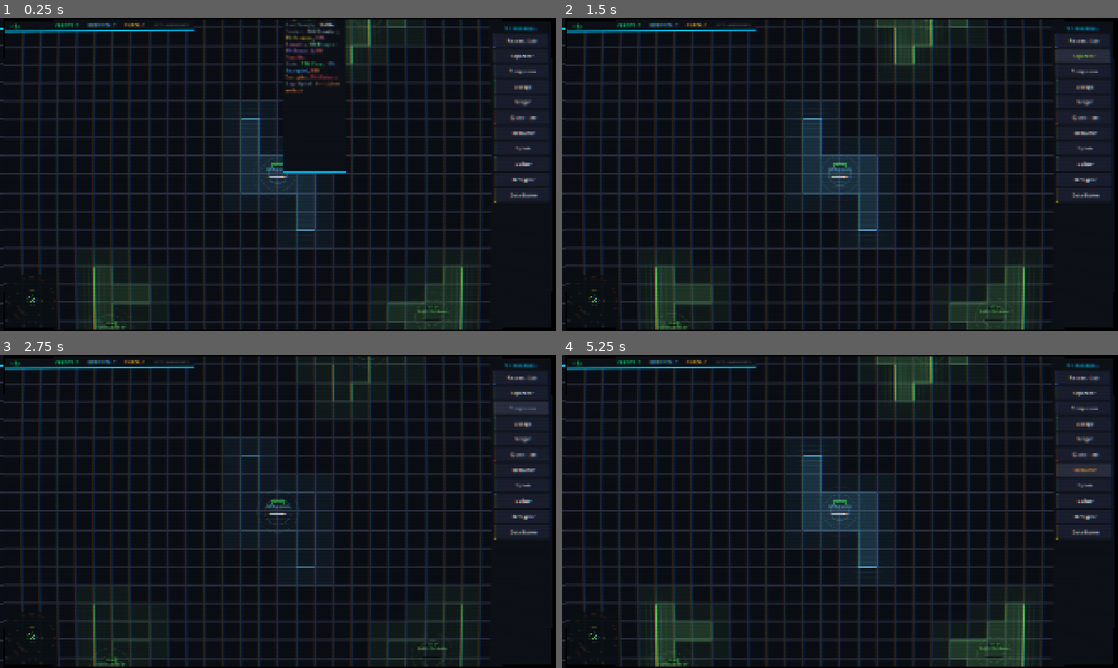
Above: before the commit, frames 1-4 (two rows, left to right).
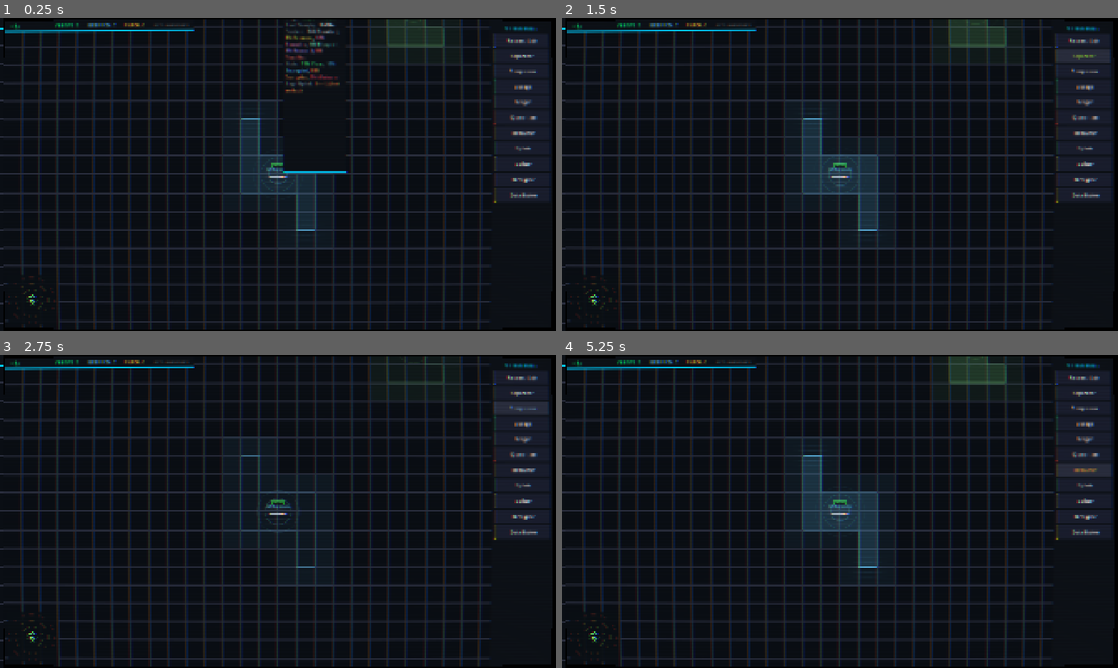
Above: after the commit, the same moments.

Repository: BYGGOLDENSTONE/sys-admin
Game: Godot game, scene res://scenes/main.tscn
The game is run twice, just before and just after one commit, with the same random seed, the same clock (stepped at 60 frames per second) and the same inputs.
Inputs:
- Up to frame 1 (0.25 s): no input
- Up to frame 2 (1.5 s): click "Research Lab" at 0.5 s; click "Separator" at 1.25 s
- Up to frame 3 (2.75 s): click "Compressor" at 2 s
- Up to frame 4 (5.25 s): click "Storage" at 2.75 s; click "Merger" at 3.5 s; click "Quarantine" at 4.25 s; click "Recoverer" at 5 s

The runs differ from the first frame. In frame 1, 4.0% of the frame differs, in the area x 2-85%, y 0-100%; in frame 2, 4.9%; in frame 3, 0.9%; in frame 4, 5.0%.

Commit message:
Faz 6.6.1: Harita genisleme + Fog of War + zoom-adaptive grid
- Grid 256x256 → 512x512 (4x alan), merkez 128→256
- Kamera MIN_ZOOM 0.3 → 0.1 (cok daha fazla zoom out)
- Ring yaricaplari 2x buyutuldu (50/105/165/230)
- Kaynak sayilari arttirildi (~35-51 toplam), min mesafe 14
- Chunk-based fog of war (16x16 hucre bloklari, 32x32 chunk)
  - Ring 0 bastan acik, yapi yerlestirince etraf kesfedilir
  - Grid cizgileri fog altindan soluk gorunur
  - F9 Dev Mode fog'u kapatir
- Zoom-adaptive grid: fade out + seyreklesme (0.5 altinda)
  - 0.35-0.5: her 2. cizgi, 0.2-0.35: her 4. cizgi, 0.2 alti: gizli
- grid_system _process → queue_redraw (kamera pan ile grid guncellenir)
- Minimap ring/world boyutlari guncellendi

Co-Authored-By: Claude Opus 4.6 <noreply@anthropic.com>

Diff:
--- a/scripts/camera.gd
+++ b/scripts/camera.gd
@@ -2,7 +2,7 @@
 
 const PAN_SPEED: float = 600.0
 const ZOOM_SPEED: float = 0.1
-const MIN_ZOOM: float = 0.3
+const MIN_ZOOM: float = 0.1
 const MAX_ZOOM: float = 3.0
 const SMOOTH_FACTOR: float = 8.0
 
--- /dev/null
+++ b/scripts/fog_layer.gd
@@ -0,0 +1,84 @@
+extends Node2D
+
+## Chunk-based fog of war. Unexplored chunks get a dark overlay.
+## Grid lines (drawn below this layer) remain faintly visible through fog.
+## Ring 0 area starts explored. Building placement reveals nearby chunks.
+
+const CHUNK_SIZE: int = 16  ## cells per chunk axis
+const TILE_SIZE: int = 64
+const CHUNK_PX: int = CHUNK_SIZE * TILE_SIZE  ## 1024 pixels per chunk
+const FOG_COLOR := Color(0.02, 0.03, 0.05, 0.88)
+const GRID_CELLS: int = 512
+const CHUNKS_PER_AXIS: int = GRID_CELLS / CHUNK_SIZE  ## 32
+const MAP_CENTER_CELL := Vector2i(256, 256)
+const RING0_RADIUS: int = 55  ## slightly larger than ring 0 boundary (50)
+const EXPLORE_RADIUS: float = 22.0  ## cells, slightly > source REVEAL_RADIUS
+
+var _explored: Dictionary = {}  ## Vector2i(chunk_x, chunk_y) -> true
+
+
+func _ready() -> void:
+	_explore_ring0()
+
+
+func _explore_ring0() -> void:
+	for cx in range(CHUNKS_PER_AXIS):
+		for cy in range(CHUNKS_PER_AXIS):
+			var chunk_center := Vector2i(
+				cx * CHUNK_SIZE + CHUNK_SIZE / 2,
+				cy * CHUNK_SIZE + CHUNK_SIZE / 2
+			)
+			var dist: float = Vector2(chunk_center - MAP_CENTER_CELL).length()
+			if dist <= RING0_RADIUS:
+				_explored[Vector2i(cx, cy)] = true
+
+
+func explore_around_building(building: Node2D, _cell: Vector2i) -> void:
+	if building.definition == null:
+		return
+	var b_center := Vector2(
+		building.grid_cell.x + building.definition.grid_size.x / 2.0,
+		building.grid_cell.y + building.definition.grid_size.y / 2.0
+	)
+	var min_cx: int = maxi(0, int((b_center.x - EXPLORE_RADIUS) / CHUNK_SIZE))
+	var max_cx: int = mini(CHUNKS_PER_AXIS - 1, int((b_center.x + EXPLORE_RADIUS) / CHUNK_SIZE))
+	var min_cy: int = maxi(0, int((b_center.y - EXPLORE_RADIUS) / CHUNK_SIZE))
+	var max_cy: int = mini(CHUNKS_PER_AXIS - 1, int((b_center.y + EXPLORE_RADIUS) / CHUNK_SIZE))
+
+	for cx in range(min_cx, max_cx + 1):
+		for cy in range(min_cy, max_cy + 1):
+			var key := Vector2i(cx, cy)
+			if _explored.has(key):
+				continue
+			var closest_x: float = clampf(b_center.x, cx * CHUNK_SIZE, (cx + 1) * CHUNK_SIZE - 1)
+			var closest_y: float = clampf(b_center.y, cy * CHUNK_SIZE, (cy + 1) * CHUNK_SIZE - 1)
+			var dist: float = abs(b_center.x - closest_x) + abs(b_center.y - closest_y)
+			if dist <= EXPLORE_RADIUS:
+				_explored[key] = true
+
+
+func is_cell_explored(cell: Vector2i) -> bool:
+	return _explored.has(Vector2i(cell.x / CHUNK_SIZE, cell.y / CHUNK_SIZE))
+
+
+func _process(_delta: float) -> void:
+	queue_redraw()
+
+
+func _draw() -> void:
+	var cam: Camera2D = get_viewport().get_camera_2d()
+	if cam == null:
+		return
+	var vp_size: Vector2 = get_viewport_rect().size / cam.zoom
+	var cam_pos: Vector2 = cam.global_position - vp_size / 2.0
+
+	var start_cx: int = maxi(0, int(cam_pos.x / CHUNK_PX))
+	var end_cx: int = mini(CHUNKS_PER_AXIS - 1, int((cam_pos.x + vp_size.x) / CHUNK_PX))
+	var start_cy: int = maxi(0, int(cam_pos.y / CHUNK_PX))
+	var end_cy: int = mini(CHUNKS_PER_AXIS - 1, int((cam_pos.y + vp_size.y) / CHUNK_PX))
+
+	for cx in range(start_cx, end_cx + 1):
+		for cy in range(start_cy, end_cy + 1):
+			if _explored.has(Vector2i(cx, cy)):
+				continue
+			draw_rect(Rect2(cx * CHUNK_PX, cy * CHUNK_PX, CHUNK_PX, CHUNK_PX), FOG_COLOR)
--- a/scripts/grid_system.gd
+++ b/scripts/grid_system.gd
@@ -1,19 +1,19 @@
 extends Node2D
 
 const TILE_SIZE: int = 64
-const GRID_WIDTH: int = 256
-const GRID_HEIGHT: int = 256
+const GRID_WIDTH: int = 512
+const GRID_HEIGHT: int = 512
 
 const BG_COLOR := Color("#0a0e14")
 const GRID_LINE_COLOR := Color("#2a2e3e")
-const MAP_CENTER := Vector2(128 * 64, 128 * 64)  ## Center in pixels (128,128 grid * 64px)
+const MAP_CENTER := Vector2(256 * 64, 256 * 64)  ## Center in pixels (256,256 grid * 64px)
 
 ## Ring border radii (in grid cells) and colors (easy→endgame)
 const RING_BORDERS: Array = [
-	{"radius": 25, "color": Color(0.3, 1.0, 0.4, 0.25)},   ## Ring 0→1: green
-	{"radius": 50, "color": Color(1.0, 0.9, 0.3, 0.25)},   ## Ring 1→2: yellow
-	{"radius": 80, "color": Color(1.0, 0.6, 0.2, 0.25)},   ## Ring 2→3: orange
-	{"radius": 115, "color": Color(1.0, 0.3, 0.2, 0.25)},  ## Ring 3 outer: red
+	{"radius": 50, "color": Color(0.3, 1.0, 0.4, 0.25)},   ## Ring 0→1: green
+	{"radius": 105, "color": Color(1.0, 0.9, 0.3, 0.25)},  ## Ring 1→2: yellow
+	{"radius": 165, "color": Color(1.0, 0.6, 0.2, 0.25)},  ## Ring 2→3: orange
+	{"radius": 230, "color": Color(1.0, 0.3, 0.2, 0.25)},  ## Ring 3 outer: red
 ]
 
 var _occupied_cells: Dictionary = {}
@@ -86,6 +86,10 @@
 	return _source_cells.get(cell, null)
 
 
+func _process(_delta: float) -> void:
+	queue_redraw()
+
+
 func _draw() -> void:
 	var grid_pixel_size := Vector2(GRID_WIDTH * TILE_SIZE, GRID_HEIGHT * TILE_SIZE)
 	draw_rect(Rect2(Vector2.ZERO, grid_pixel_size), BG_COLOR, true)
@@ -94,6 +98,23 @@
 	var cam: Camera2D = get_viewport().get_camera_2d()
 	if cam == null:
 		return
+	var zoom_level: float = cam.zoom.x
+
+	# Fade out grid lines when zoomed out to prevent flickering/moire
+	# Fully visible above 0.5, fully hidden below 0.2
+	if zoom_level < 0.2:
+		_draw_ring_borders(cam.global_position - get_viewport_rect().size / cam.zoom / 2.0, get_viewport_rect().size / cam.zoom)
+		return
+	var grid_alpha: float = clampf((zoom_level - 0.2) / 0.3, 0.0, 1.0)
+	var line_color := Color(GRID_LINE_COLOR, GRID_LINE_COLOR.a * grid_alpha)
+
+	# Skip lines at very low zoom — draw every Nth line
+	var step: int = 1
+	if zoom_level < 0.35:
+		step = 4  # draw every 4th line
+	elif zoom_level < 0.5:
+		step = 2  # draw every 2nd line
+
 	var vp_size: Vector2 = get_viewport_rect().size / cam.zoom
 	var cam_pos: Vector2 = cam.global_position - vp_size / 2.0
 	var start_x: int = maxi(0, int(cam_pos.x / TILE_SIZE))
@@ -101,17 +122,21 @@
 	var start_y: int = maxi(0, int(cam_pos.y / TILE_SIZE))
 	var end_y: int = mini(GRID_HEIGHT, int((cam_pos.y + vp_size.y) / TILE_SIZE) + 1)
 
-	for x in range(start_x, end_x + 1):
+	# Align start to step for consistent grid pattern
+	start_x = start_x - (start_x % step)
+	start_y = start_y - (start_y % step)
+
+	for x in range(start_x, end_x + 1, step):
 		draw_line(
 			Vector2(x * TILE_SIZE, start_y * TILE_SIZE),
 			Vector2(x * TILE_SIZE, end_y * TILE_SIZE),
-			GRID_LINE_COLOR, -1.0, true
+			line_color, -1.0, true
 		)
-	for y in range(start_y, end_y + 1):
+	for y in range(start_y, end_y + 1, step):
 		draw_line(
 			Vector2(start_x * TILE_SIZE, y * TILE_SIZE),
 			Vector2(end_x * TILE_SIZE, y * TILE_SIZE),
-			GRID_LINE_COLOR, -1.0, true
+			line_color, -1.0, true
 		)
 
 	_draw_ring_borders(cam_pos, vp_size)
--- a/scripts/main.gd
+++ b/scripts/main.gd
@@ -17,6 +17,7 @@
 var _tooltip: PanelContainer = null
 var _upgrade_panel: PanelContainer = null
 var _undo_manager: Node = null
+var _fog_layer: Node2D = null
 var _map_generator: RefCounted = null
 var _current_seed: int = 0
 var _dev_mode: bool = false
@@ -106,8 +107,11 @@
 	_map_generator = _MapGeneratorScript.new()
 	_map_generator.generate_map(_current_seed, source_manager)
 
+	# Setup fog of war layer (above sources, below buildings)
+	_setup_fog_layer()
+
 	# Center camera on map center
-	camera.position = Vector2(128 * 64 + 64, 128 * 64 + 64)
+	camera.position = Vector2(256 * 64 + 64, 256 * 64 + 64)
 
 	# Update seed in top bar
 	_top_bar.update_seed(_current_seed)
@@ -166,6 +170,17 @@
 	ui_layer.add_child(_top_bar)
 
 
+func _setup_fog_layer() -> void:
+	var FogLayerScript = preload("res://scripts/fog_layer.gd")
+	_fog_layer = Node2D.new()
+	_fog_layer.set_script(FogLayerScript)
+	_fog_layer.name = "FogLayer"
+	add_child(_fog_layer)
+	# Position after SourceContainer (index 1) so fog covers grid+sources but not buildings/cables
+	move_child(_fog_layer, 2)
+	building_manager.building_placed.connect(_fog_layer.explore_around_building)
+
+
 func _setup_minimap() -> void:
 	var MinimapScript = preload("res://scripts/ui/minimap.gd")
 	_minimap = Control.new()
@@ -314,4 +329,5 @@
 	_dev_mode = not _dev_mode
 	source_manager.set_dev_mode(_dev_mode)
 	_top_bar.set_dev_visible(_dev_mode)
+	_fog_layer.visible = not _dev_mode
 	print("[Main] Dev mode: %s" % ("ON" if _dev_mode else "OFF"))
--- a/scripts/map_generator.gd
+++ b/scripts/map_generator.gd
@@ -3,21 +3,21 @@
 ## Seed-based procedural source placement using ring-based distribution.
 ## Center = easy sources, outer rings = harder sources.
 
-const MAP_CENTER := Vector2i(128, 128)
+const MAP_CENTER := Vector2i(256, 256)
 const GRID_MARGIN := 5        ## Min distance from grid edges
-const GRID_MAX := 250         ## Max valid coordinate (256 - margin)
-const MIN_SOURCE_DISTANCE := 15  ## Min cells between source origins
-const MAX_PLACEMENT_ATTEMPTS := 20
+const GRID_MAX := 506         ## Max valid coordinate (512 - margin)
+const MIN_SOURCE_DISTANCE := 14  ## Min cells between source origins
+const MAX_PLACEMENT_ATTEMPTS := 40
 
 ## Ring definitions: [min_radius, max_radius, min_count, max_count, source_pool]
 var _rings: Array = [
-	{ "r_min": 0, "r_max": 25, "count_min": 4, "count_max": 6,
+	{ "r_min": 0, "r_max": 50, "count_min": 10, "count_max": 14,
 	  "sources": ["isp_backbone", "public_database"] },
-	{ "r_min": 25, "r_max": 50, "count_min": 4, "count_max": 6,
+	{ "r_min": 50, "r_max": 105, "count_min": 10, "count_max": 14,
 	  "sources": ["corporate_server", "biotech_lab"] },
-	{ "r_min": 50, "r_max": 80, "count_min": 3, "count_max": 5,
+	{ "r_min": 105, "r_max": 165, "count_min": 8, "count_max": 12,
 	  "sources": ["dark_web_node", "government_archive"] },
-	{ "r_min": 80, "r_max": 115, "count_min": 2, "count_max": 4,
+	{ "r_min": 165, "r_max": 230, "count_min": 6, "count_max": 10,
 	  "sources": ["military_network", "blackwall_fragment"] },
 ]
 
--- a/scripts/ui/minimap.gd
+++ b/scripts/ui/minimap.gd
@@ -6,7 +6,7 @@
 const CAMERA_COLOR := Color(1, 1, 1, 0.6)
 const BUILDING_COLOR := Color(0, 1, 0.53)
 const TILE_PX: int = 64
-const WORLD_SIZE: float = 256.0 * 64.0
+const WORLD_SIZE: float = 512.0 * 64.0
 
 var source_manager: Node = null
 var building_container: Node2D = null
@@ -46,10 +46,10 @@
 	var s: float = MINIMAP_SIZE
 	var center := Vector2(s / 2.0, s / 2.0)
 	var rings: Array = [
-		[25, Color(0.3, 1.0, 0.4, 0.2)],
-		[50, Color(1.0, 0.9, 0.3, 0.2)],
-		[80, Color(1.0, 0.6, 0.2, 0.2)],
-		[115, Color(1.0, 0.3, 0.2, 0.2)],
+		[50, Color(0.3, 1.0, 0.4, 0.2)],
+		[105, Color(1.0, 0.9, 0.3, 0.2)],
+		[165, Color(1.0, 0.6, 0.2, 0.2)],
+		[230, Color(1.0, 0.3, 0.2, 0.2)],
 	]
 	for ring in rings:
 		var r_px: float = float(ring[0]) * TILE_PX / WORLD_SIZE * s
Not shown, added: scripts/fog_layer.gd.uid
Not shown, added: scripts/map_generator.gd.uid
Not shown, added: scripts/undo_manager.gd.uid
Not shown, changed: CLAUDE.md
